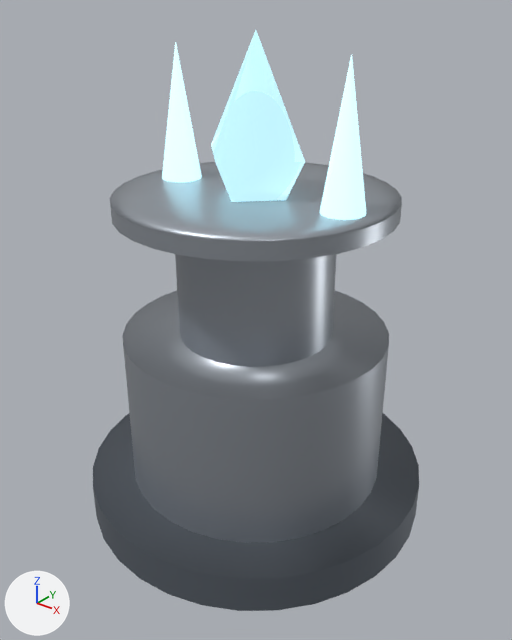
Before and after pictures for a commit that changed the glTF model public/assets/3d/towers/ice_l1.glb.
Both versions are drawn from a 50 mm lens placed at (2.03, -2.54, 2.63), pointed at (0.04, -0.05, 1.08). The axes (+X, +Y, +Z) are drawn at lower left. The lights are the same throughout. The older version comes first. Where no turn or scale is listed for an object, it has been applied to the vertices.

Names of what the first picture shows: 'base', 'footing', 'iceShardL', 'iceShardR', 'shaft', 'spinCrystal', 'spinRing'.
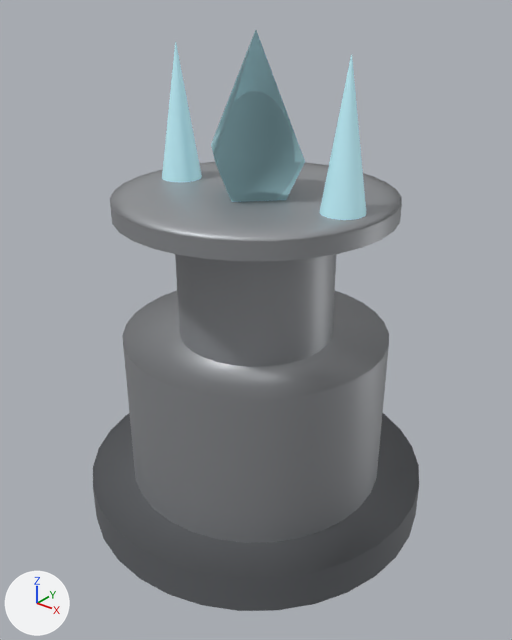
Edits to the bpy script that builds the scene:
```text
Add mat_steel_l1:
    mat_steel_l1 = principled_material('Steel_L1')
    mat_steel_l1.base_color = (0.369, 0.382, 0.4)  # grey #a4a6aa
    mat_steel_l1.metallic = 0.54
Add mat_arcane_l1:
    mat_arcane_l1 = principled_material('Arcane_L1')
    mat_arcane_l1.base_color = (0.545, 0.906, 1.0)  # cyan #c3f4ff
    mat_arcane_l1.metallic = 0.165
    mat_arcane_l1.roughness = 0.37
    mat_arcane_l1.emission_color = (0.0818, 0.136, 0.15)  # greyish cyan #51676c
    mat_arcane_l1.emission_strength = 1.0
Change me_octa_2:
    where me_octa_2.from_pydata(...)  # 6 vertices, 8 faces; spans x -0.275..0.275, y -0.275..0.275, z -0.525..0.525
    remove me_octa_2.materials.append(mat_arcane)  # cyan #c3f4ff, glowing cyan #c3f4ff
    add me_octa_2.materials.append(mat_arcane_l1)  # cyan #c3f4ff, glowing greyish cyan #51676c
Change me_cone_2:
    where me_cone_2.from_pydata(...)  # 68 vertices, 128 faces; spans x -0.5..0.5, y -0.5..0.5, z -0.5..0.5
    remove me_cone_2.materials.append(mat_arcane)  # cyan #c3f4ff, glowing cyan #c3f4ff
    add me_cone_2.materials.append(mat_arcane_l1)  # cyan #c3f4ff, glowing greyish cyan #51676c
Change me_cylinder_1:
    where me_cylinder_1.from_pydata(...)  # 68 vertices, 128 faces; spans x -0.5..0.5, y -0.5..0.5, z -0.5..0.5
    remove me_cylinder_1.materials.append(mat_steel)  # grey #acb2bb
    add me_cylinder_1.materials.append(mat_steel_l1)  # grey #a4a6aa
```

Changed parts and their boxes [x1, y1, x2, y2] in the pictures (512 x 640 px):
'spinRing', recoloured: [159, 162, 391, 259] in both
'spinCrystal', recoloured (darker): [211, 30, 305, 202] in both
'iceShardR', recoloured (darker): [320, 55, 366, 220] in both
'iceShardL', recoloured (darker): [162, 42, 202, 182] in both
